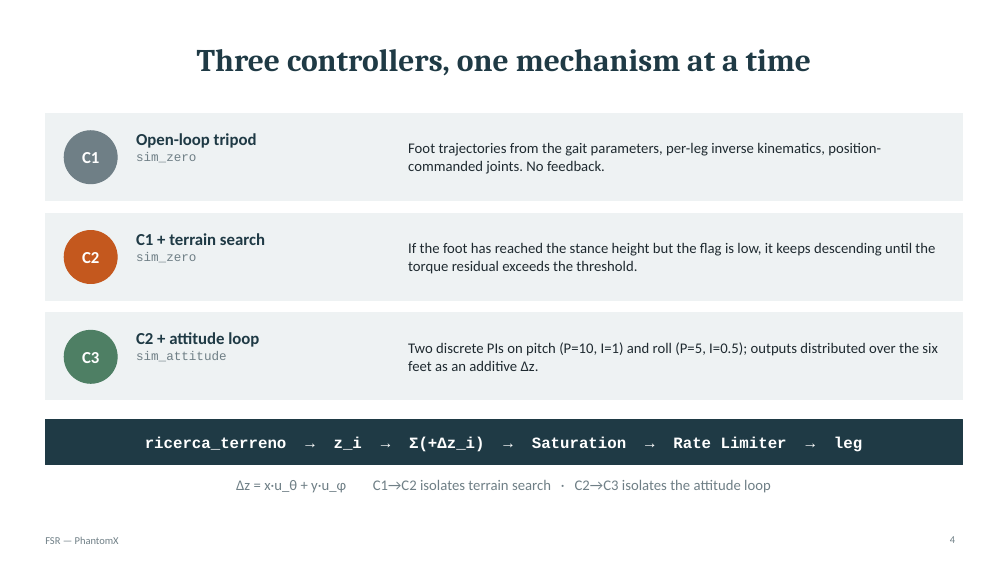
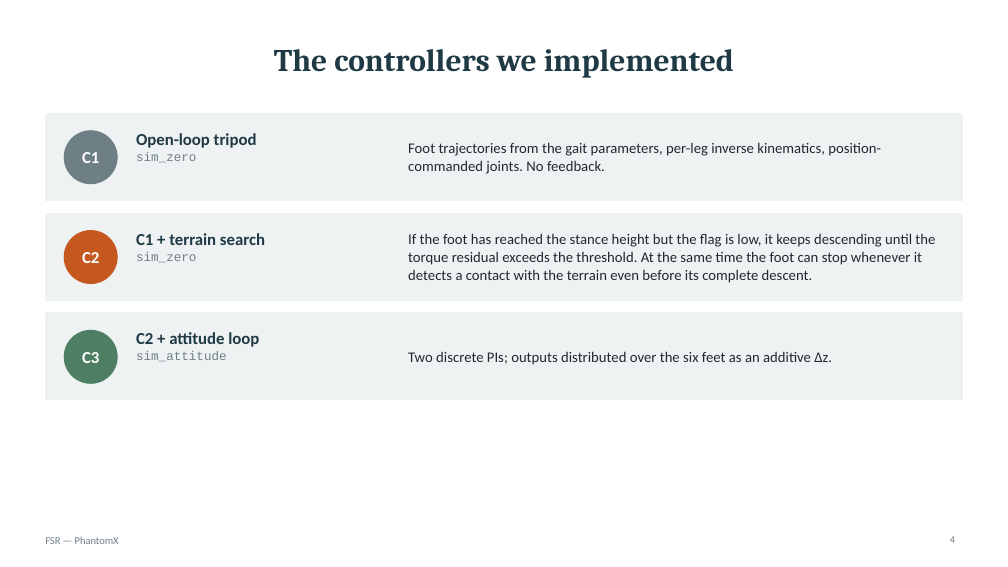
Before and after one commit to eroscribello/FSR, a slide deck: slide 4 of presentazione/FSR_phantomx_presentation.pptx. Drawn at 1008x567 pixels with LibreOffice and Linux fonts; fonts in the diff are those of the drawing. Boxes give left, top, right and bottom in pixels: in the first picture for what was removed or moved away, otherwise in the second. Text is boxed around its words. In the diff, an @@ line names an element or a change of style, - is before the commit and + after.

```diff
--- a/presentazione/FSR_phantomx_presentation.pptx
+++ b/presentazione/FSR_phantomx_presentation.pptx
@@ title at bbox=[274, 49, 734, 78]: text changed @@
-Three controllers, one mechanism at a time
+The controllers we implemented
@@ text at bbox=[408, 233, 935, 283]: text changed @@
-If the foot has reached the stance height but the flag is low, it keeps descending until the torque residual exceeds the threshold.
+If the foot has reached the stance height but the flag is low, it keeps descending until the torque residual exceeds the threshold. At the same time the foot can stop whenever it detects a contact with the terrain even before its complete descent.
@@ text at bbox=[408, 351, 832, 365]: text changed @@
-Two discrete PIs on pitch (P=10, I=1) and roll (P=5, I=0.5); outputs distributed over the six feet as an additive Δz.
+Two discrete PIs; outputs distributed over the six feet as an additive Δz.
@@ rectangle removed at bbox=[45, 420, 963, 465] @@
@@ text removed at bbox=[145, 436, 862, 452] @@
-ricerca_terreno → z_i → Σ(+Δz_i) → Saturation → Rate Limiter → leg
@@ text removed at bbox=[236, 480, 771, 493] @@
-Δz = x·u_θ + y·u_φ C1→C2 isolates terrain search · C2→C3 isolates the attitude loop
```
Also in this commit, not shown: 24 other slides changed, 4 slides added, 2 slides removed, 3 other files.
